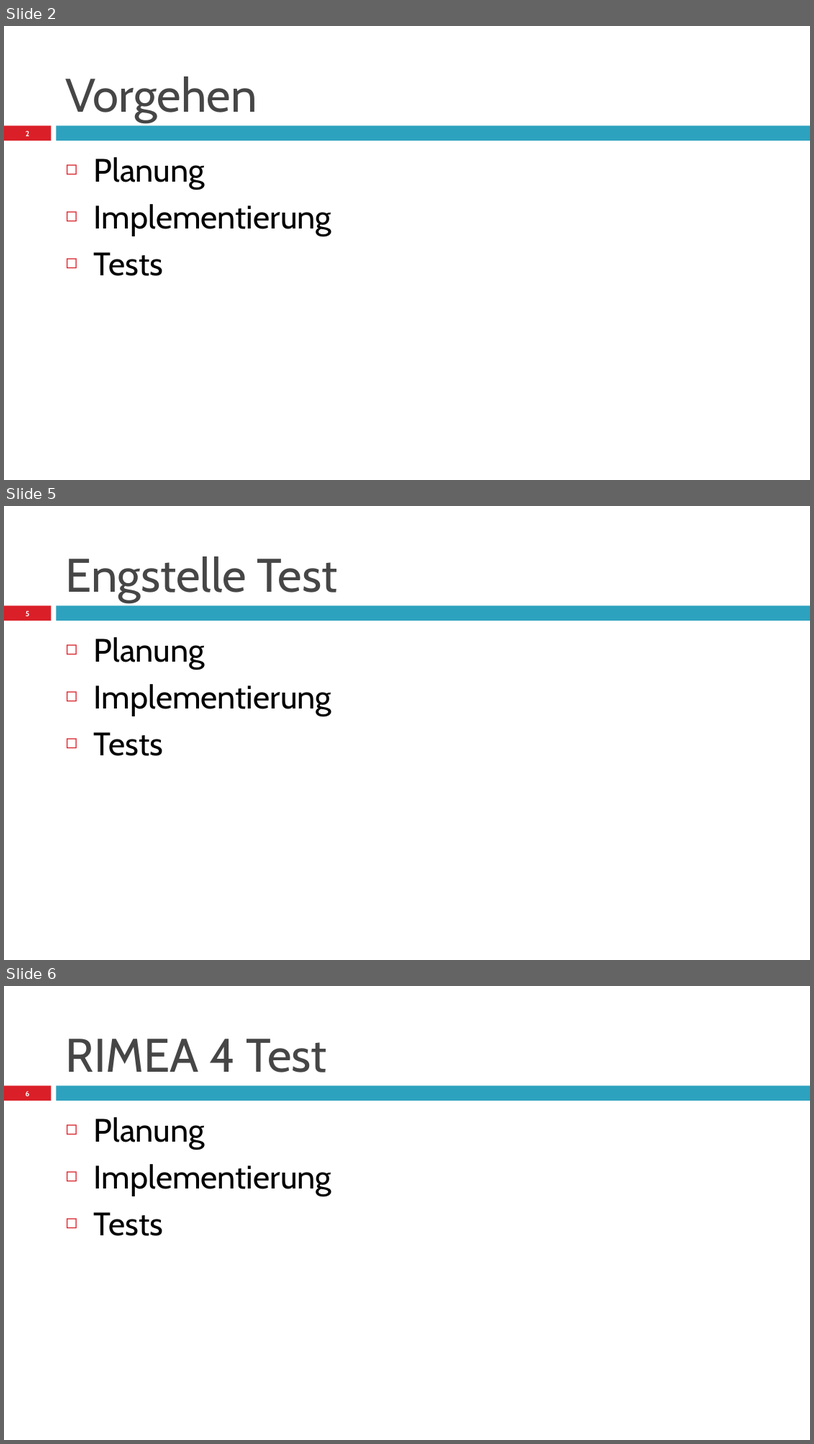
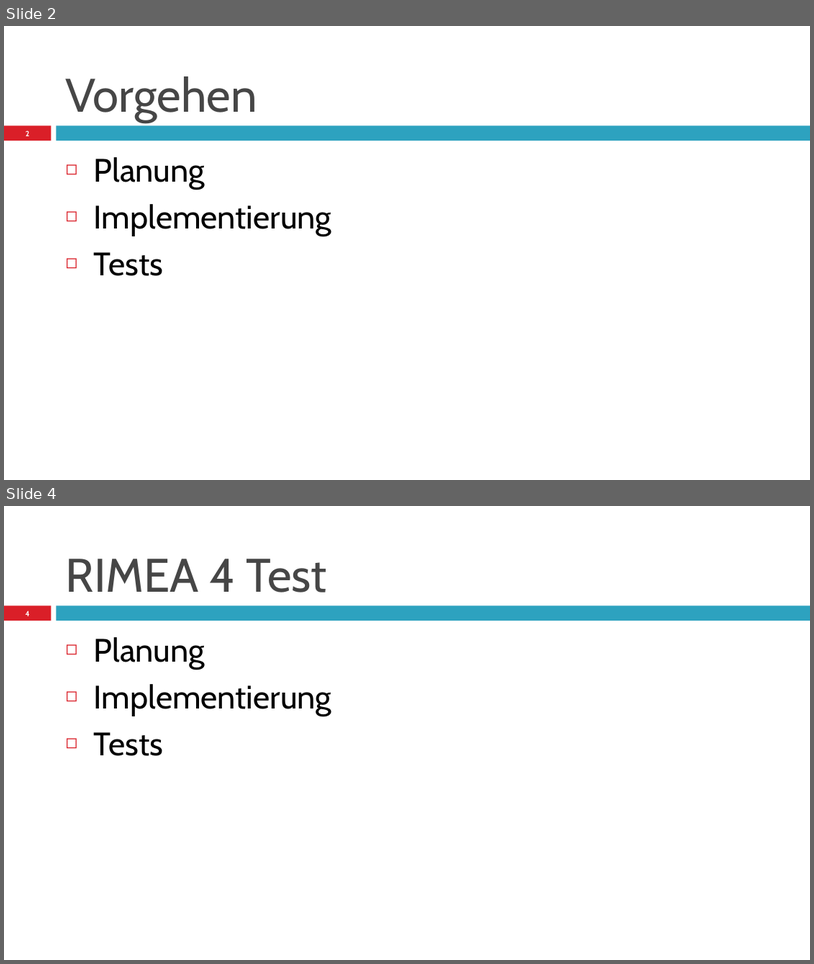
Before and after one commit to Arne2/hm-modellbildung, a slide deck: angabe3/PräsentationStudienarbeit3_Diez_Mueller_Schöntag_Graf.pptx. Shown one above the other, each under a label of ours: slides 2, 5 and 6 before the commit, slides 2 and 4 after it; the slides between them are not shown. The pictures are 814x1444 and 814x964 pixels, drawn with LibreOffice and Linux fonts; fonts in the diff are those of the drawing. Boxes give left, top, right and bottom in pixels: in the first picture for what was removed or moved away, otherwise in the second. Text is boxed around its words. In the diff, an @@ line names an element or a change of style, - is before the commit and + after.

```diff
--- a/angabe3/PräsentationStudienarbeit3_Diez_Mueller_Schöntag_Graf.pptx
+++ b/angabe3/PräsentationStudienarbeit3_Diez_Mueller_Schöntag_Graf.pptx
@@ slide 5 removed at (x1=4, y1=506, x2=810, y2=960), background #FFFFFF; not listed: 2 template elements that a slide beside it also shows @@
@@ title removed at (x1=66, y1=556, x2=337, y2=602) @@
-Engstelle Test
@@ page number removed at (x1=26, y1=610, x2=30, y2=616) @@
-5
@@ text removed at (x1=94, y1=637, x2=332, y2=756) @@
-◻ Planung
-◻ Implementierung
-◻ Tests
@@ what was slide 6 is now slide 4 @@
@@ page number at (x1=26, y1=610, x2=30, y2=616): text changed @@
-6
+4
```
Also in this commit, not shown: 1 slide changed, 4 slides added, 2 other slides removed.
